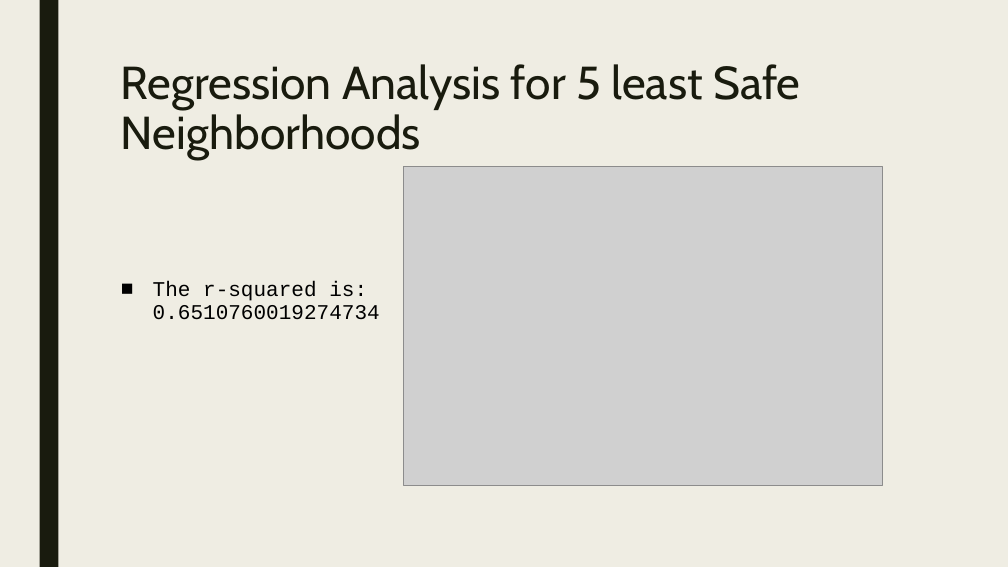
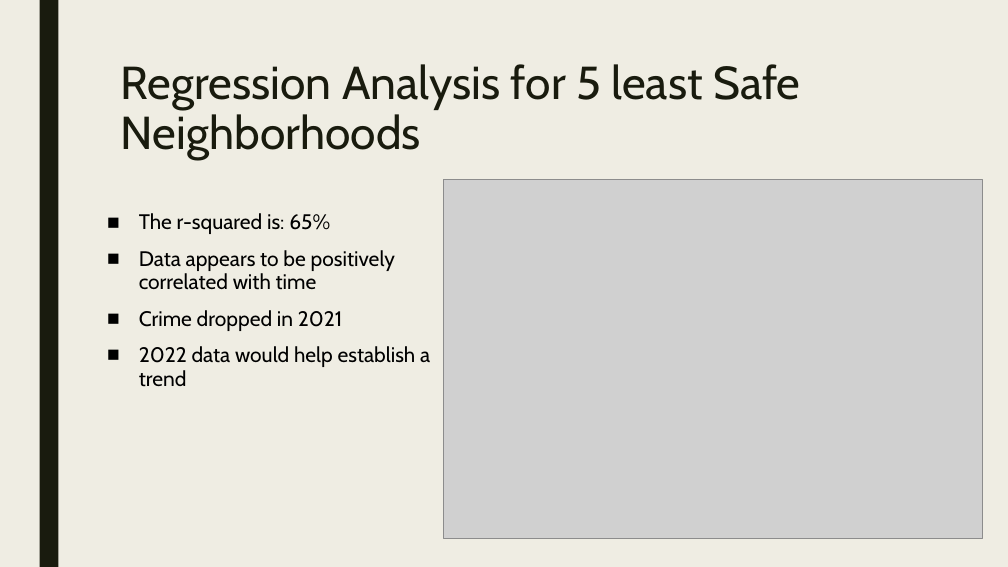
Before and after one commit to Ahmadhha/P1_T4_Test, a slide deck: slide 19 of Team4-version1.pptx (slide 17 before the commit). Drawn at 1008x567 pixels with LibreOffice and Linux fonts; fonts in the diff are those of the drawing; grey boxes stand for pictures. Boxes give left, top, right and bottom in pixels: in the first picture for what was removed or moved away, otherwise in the second. Text is boxed around its words. In the diff, an @@ line names an element or a change of style, - is before the commit and + after.

```diff
--- a/Team4-version1.pptx
+++ b/Team4-version1.pptx
@@ picture: place and size @@
-picture at [404,166,882,485]
+picture at [444,180,983,539]
@@ text at [139,213,430,387]: text changed; font Courier New to Cabin @@
-■ The r-squared is: 0.6510760019274734
+■ The r-squared is: 65%
+■ Data appears to be positively correlated with time
+■ Crime dropped in 2021
+■ 2022 data would help establish a trend
```
Also in this commit, not shown: 17 other slides changed, 8 slides added, 4 slides removed, 1 other file.
